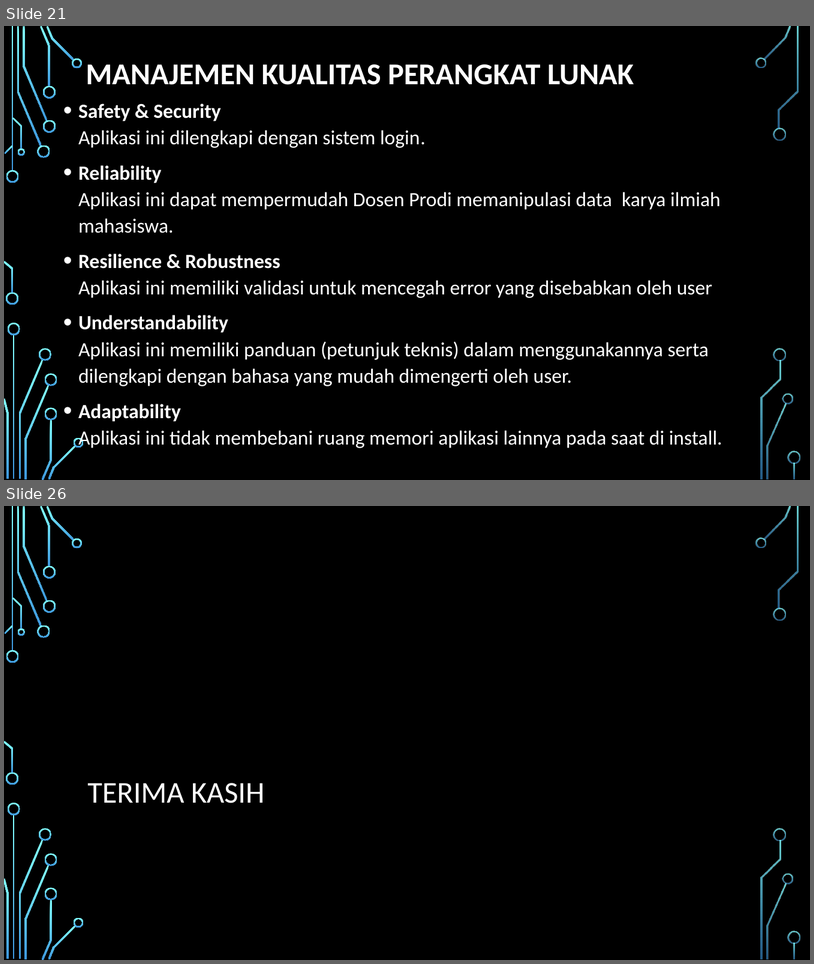
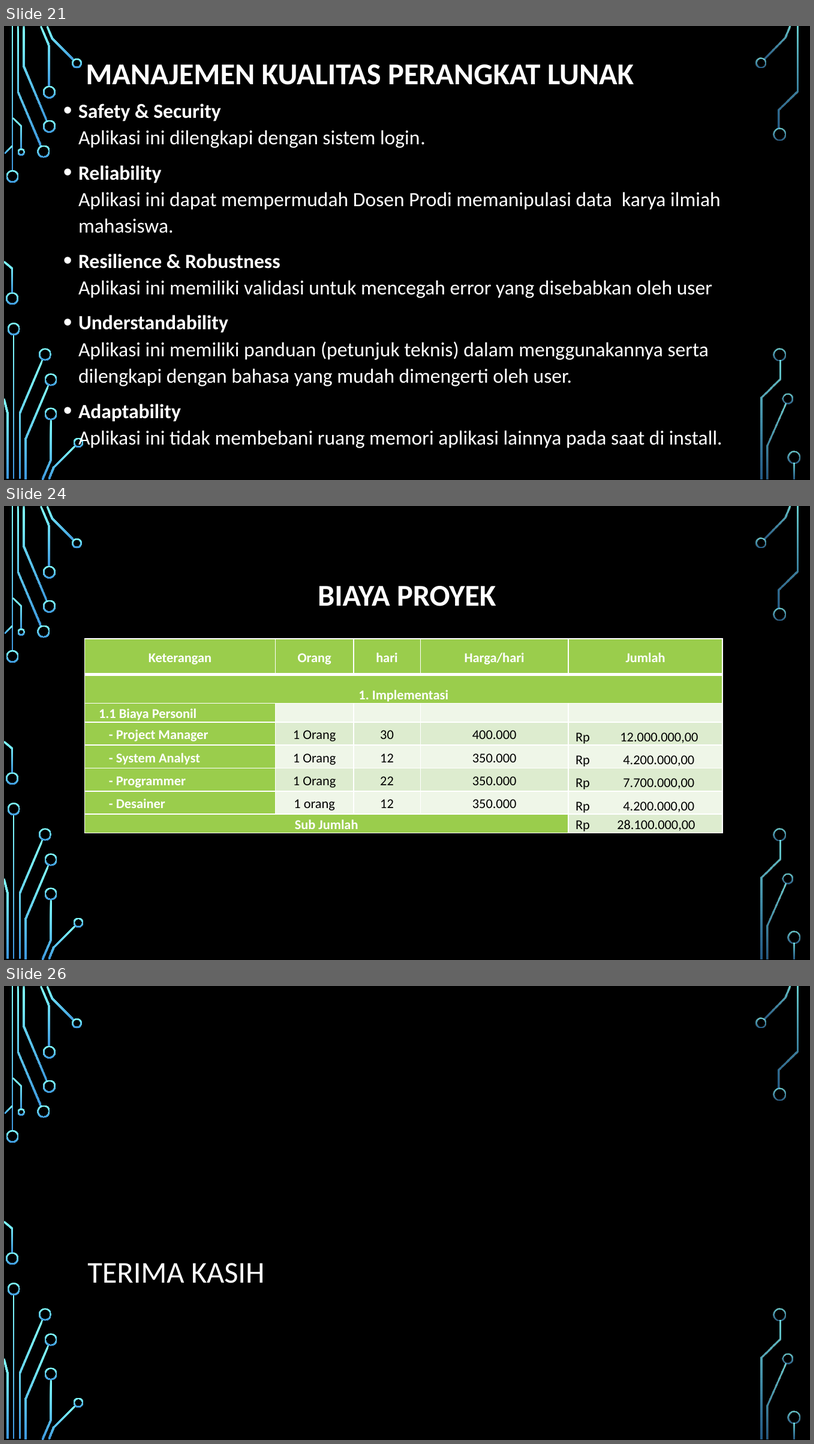
Before and after one commit to xhendroxz/kelompok3, a slide deck: Perancangan Sistem Informasi 1.pptx. Shown one above the other, each under a label of ours: slides 21 and 26 before the commit, slides 21, 24 and 26 after it; the slides between them are not shown. The pictures are 814x964 and 814x1444 pixels, drawn with LibreOffice and Linux fonts; fonts in the diff are those of the drawing; background and template pictures are left out. Boxes give left, top, right and bottom in pixels: in the first picture for what was removed or moved away, otherwise in the second. Text is boxed around its words. In the diff, an @@ line names an element or a change of style, - is before the commit and + after.

```diff
--- a/Perancangan Sistem Informasi 1.pptx
+++ b/Perancangan Sistem Informasi 1.pptx
@@ slide 24 added at [4, 506, 810, 960], background picture (left out); not listed: 36 template elements that a slide beside it also shows @@
@@ title added at [318, 586, 496, 606], 27 pt, text #FFFFFF, bold @@
+BIAYA PROYEK
@@ table added at [84, 639, 723, 834], 8 rows, 5 columns @@
+Keterangan | Orang | hari | Harga/hari | Jumlah
+1. Implementasi |  |  |  | 
+1.1 Biaya Personil |  |  |  | 
+- Project Manager | 1 Orang | 30 | 400.000 | Rp 12.000.000,00
+- System Analyst | 1 Orang | 12 | 350.000 | Rp 4.200.000,00
+- Programmer | 1 Orang | 22 | 350.000 | Rp 7.700.000,00
+- Desainer | 1 orang | 12 | 350.000 | Rp 4.200.000,00
+Sub Jumlah |  |  |  | Rp 28.100.000,00
```
Also in this commit, not shown: 1 slide changed, 3 other slides added, 4 slides removed, 1 other file.
